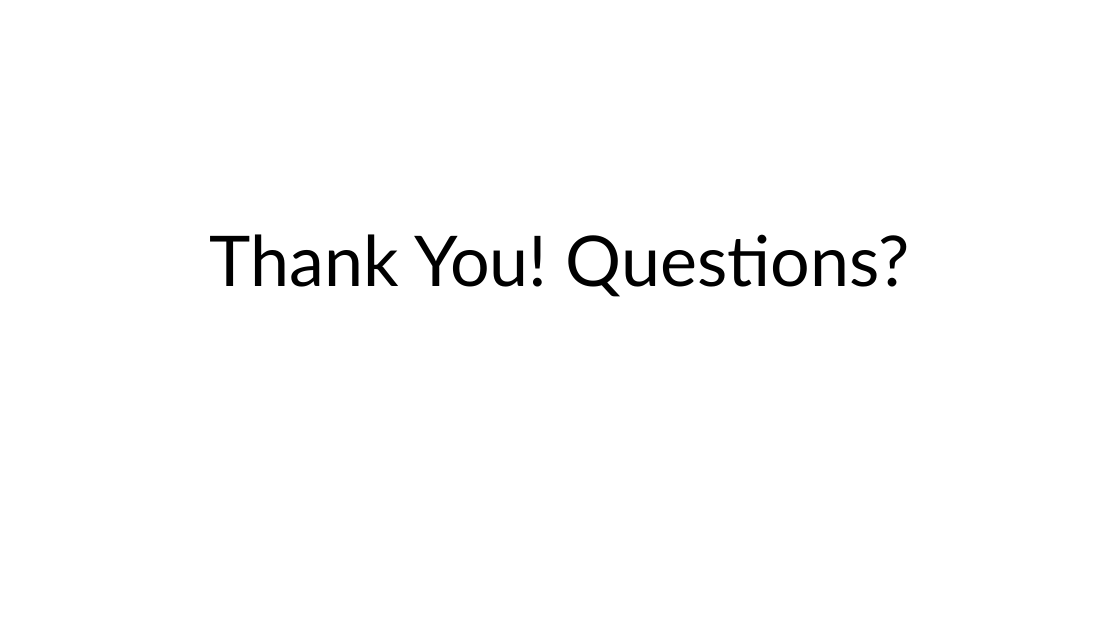
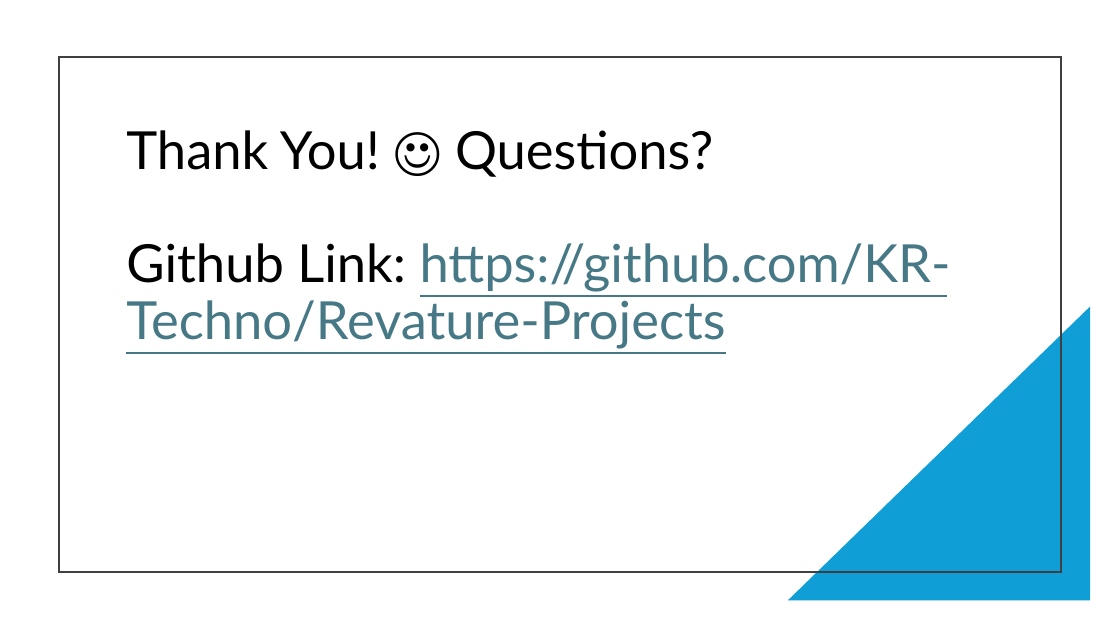
Before and after one commit to KR-Techno/Revature-Projects, a slide deck: slide 7 of Project 1 - bankingAPP/BankingApp Presentation.pptx (slide 8 before the commit). Drawn at 1120x630 pixels with LibreOffice and Linux fonts; fonts in the diff are those of the drawing. Boxes give left, top, right and bottom in pixels: in the first picture for what was removed or moved away, otherwise in the second. Text is boxed around its words. In the diff, an @@ line names an element or a change of style, - is before the commit and + after.

```diff
--- a/Project 1 - bankingAPP/BankingApp Presentation.pptx
+++ b/Project 1 - bankingAPP/BankingApp Presentation.pptx
@@ rectangle added at (x1=59, y1=57, x2=1061, y2=572), outline #404040 1.5 pt @@
@@ title "Thank You! ☺ Questions? Github ..." at (x1=126, y1=130, x2=951, y2=349): vertical alignment top to bottom @@
@@ title at (x1=126, y1=130, x2=951, y2=349): text changed; size 60 to 45 pt; text colour #000000 to #467886 @@
-Thank You! Questions?
+Thank You! ☺ Questions?
+Github Link: https://github.com/KR-Techno/Revature-Projects
@@ right triangle added at (x1=788, y1=307, x2=1091, y2=601), fill #0F9ED5 @@
```
Also in this commit, not shown: 2 other slides changed, 2 slides added, 3 slides removed, 2 other files.
